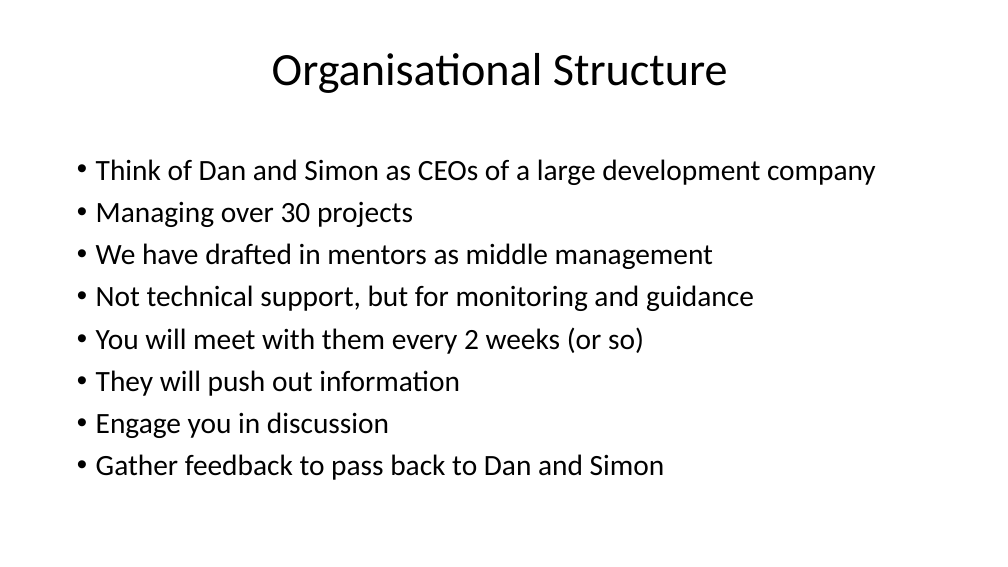
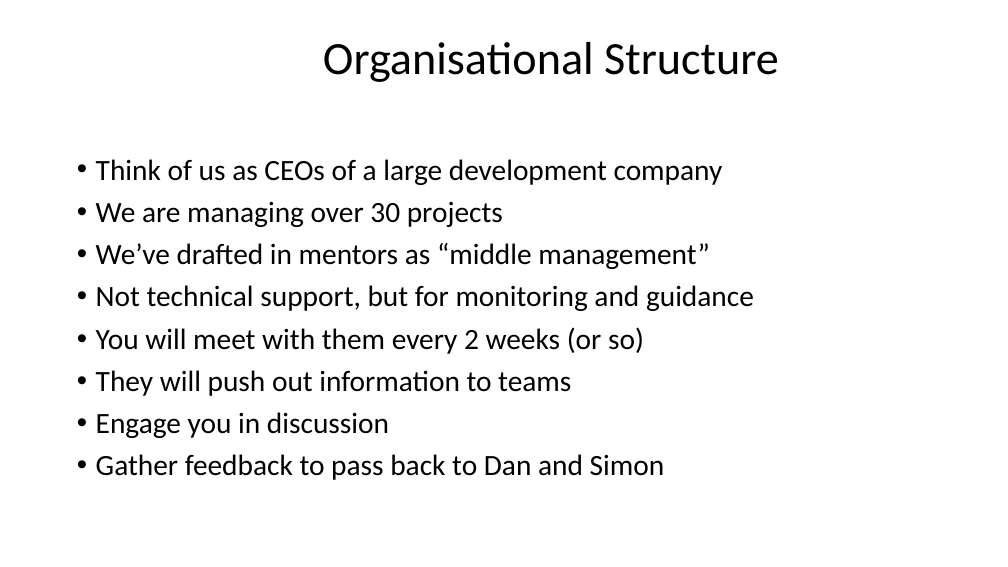
Before and after one commit to fossabot/SPE2018, a slide deck: slide 7 of Lecture Slides/01 Introduction.pptx. Drawn at 1008x567 pixels with LibreOffice and Linux fonts; fonts in the diff are those of the drawing; background and template pictures are left out. Boxes give left, top, right and bottom in pixels: in the first picture for what was removed or moved away, otherwise in the second. Text is boxed around its words. In the diff, an @@ line names an element or a change of style, - is before the commit and + after.

```diff
--- a/Lecture Slides/01 Introduction.pptx
+++ b/Lecture Slides/01 Introduction.pptx
@@ title "Organisational Structure": place and size @@
-title "Organisational Structure" at [272, 53, 728, 93]
+title "Organisational Structure" at [323, 42, 779, 82]
@@ text at [96, 159, 723, 269]: text changed @@
-• Think of Dan and Simon as CEOs of a large development company
-• Managing over 30 projects
-• We have drafted in mentors as middle management
+• Think of us as CEOs of a large development company
+• We are managing over 30 projects
+• We’ve drafted in mentors as “middle management”
@@ text at [96, 370, 571, 396]: text changed @@
-• They will push out information
+• They will push out information to teams
```
Also in this commit, not shown: 13 other slides changed, 3 slides added, 1 slide removed.
